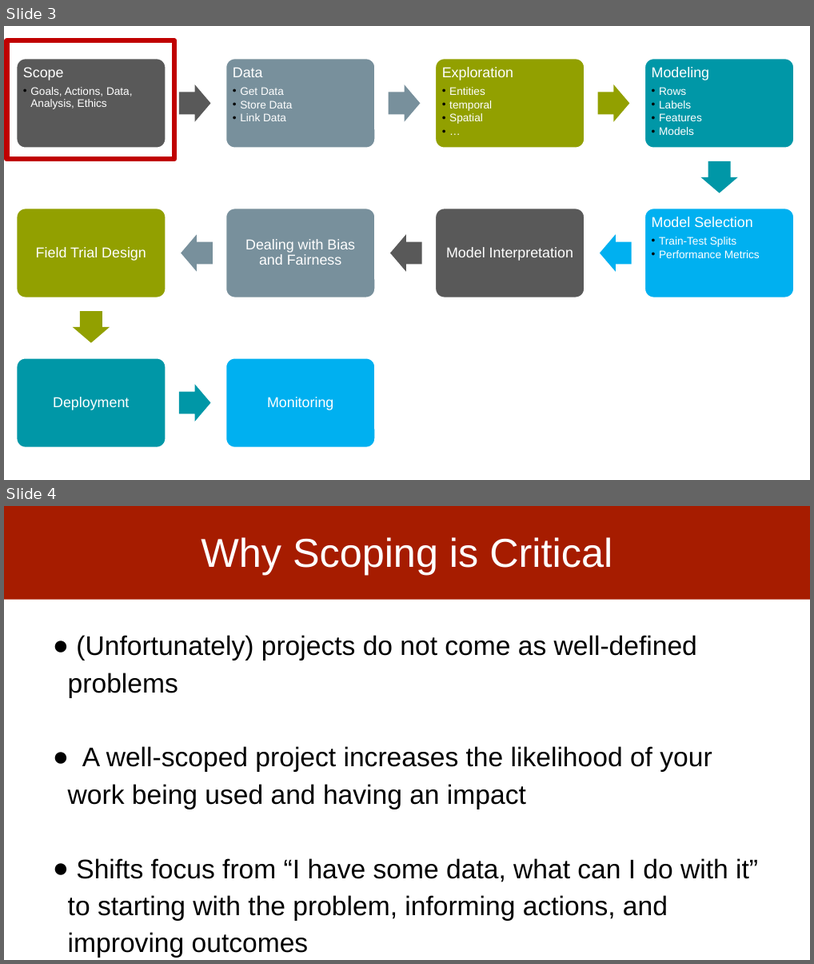
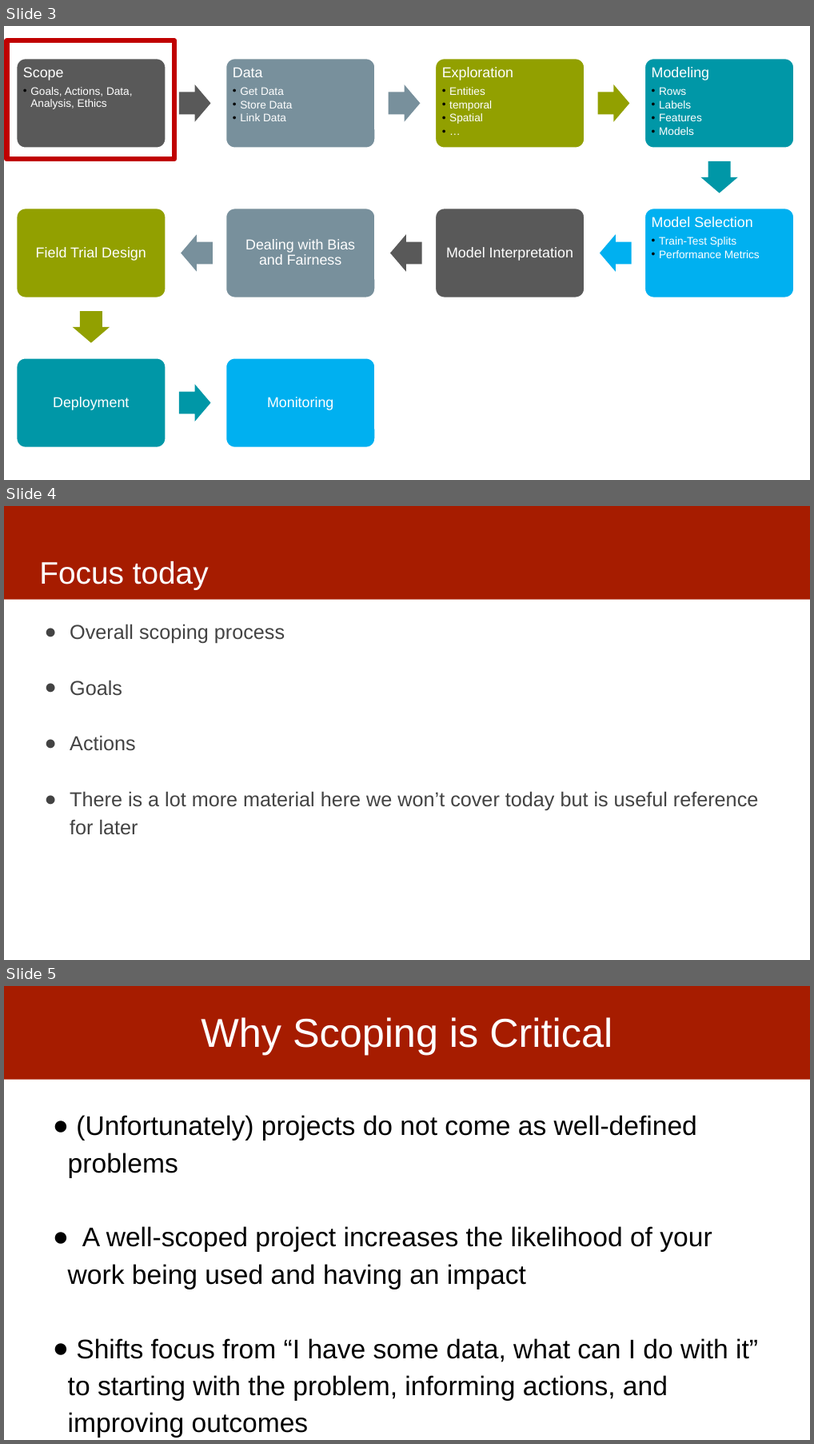
Before and after one commit to dssg/MLinPractice, a slide deck: Lectures/Lecture2-Scoping.pptx. Shown one above the other, each under a label of ours: slides 3 and 4 before the commit, slides 3, 4 and 5 after it. The pictures are 814x964 and 814x1444 pixels, drawn with LibreOffice and Linux fonts; fonts in the diff are those of the drawing. Boxes give left, top, right and bottom in pixels: in the first picture for what was removed or moved away, otherwise in the second. Text is boxed around its words. In the diff, an @@ line names an element or a change of style, - is before the commit and + after.

```diff
--- a/Lectures/Lecture2-Scoping.pptx
+++ b/Lectures/Lecture2-Scoping.pptx
@@ slide 4 added at (x1=4, y1=506, x2=810, y2=960), background #FFFFFF; not listed: 1 template element that a slide beside it also shows @@
@@ title added at (x1=39, y1=561, x2=209, y2=590), 37 pt, text #FFFFFF @@
+Focus today
@@ text added at (x1=70, y1=624, x2=758, y2=834), 24 pt, text #434343 @@
+● Overall scoping process
+● Goals
+● Actions
+● There is a lot more material here we won’t cover today but is useful reference for later
@@ what was slide 4 is now slide 5 @@
```
Also in this commit, not shown: 10 slides changed, 3 other slides added, 1 slide removed, 1 other file.
